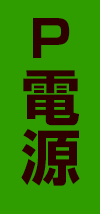
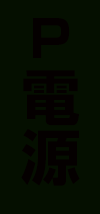
Layers edited between the first and the second 100px x 214px image:
added layer "圖層 2" (90%) above "P" over [0, 0, 100, 214]
